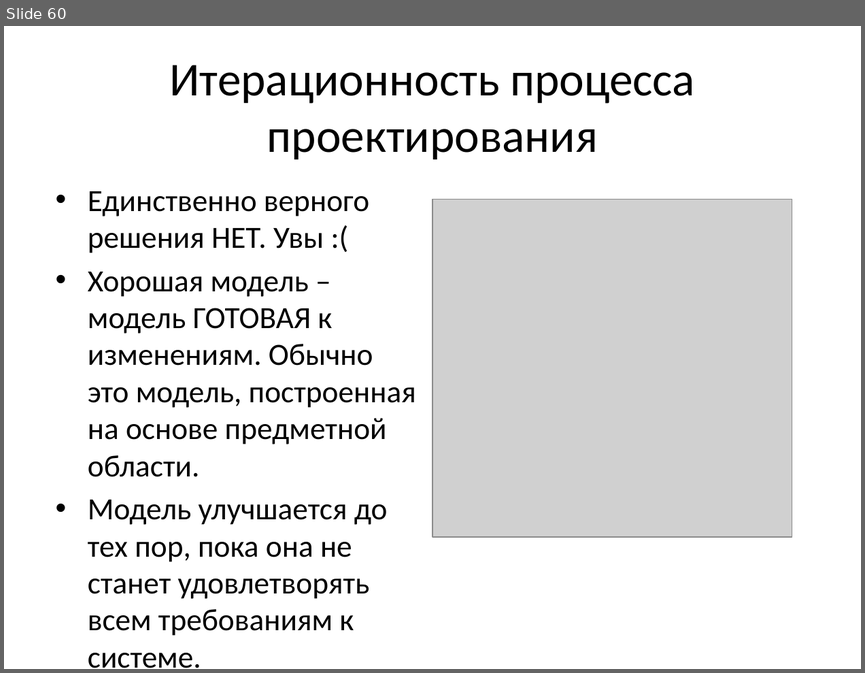
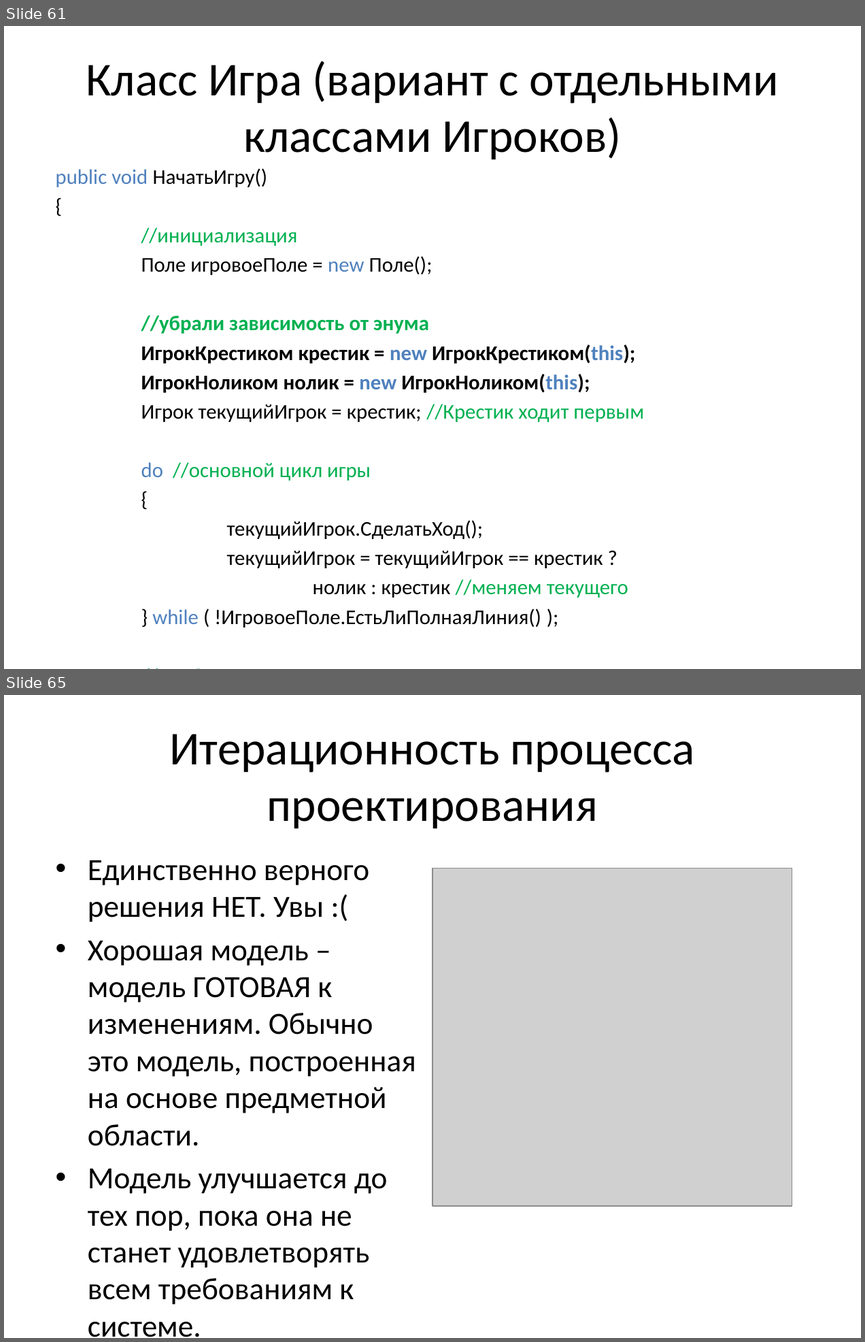
Before and after one commit to pelipas/OOP, a slide deck: Lecture_3_OOP.pptx. Shown one above the other, each under a label of ours: slide 60 before the commit, slides 61 and 65 after it; the slides between them are not shown. The pictures are 865x673 and 865x1342 pixels, drawn with LibreOffice and Linux fonts; fonts in the diff are those of the drawing; grey boxes stand for pictures. Boxes give left, top, right and bottom in pixels: in the first picture for what was removed or moved away, otherwise in the second. Text is boxed around its words. In the diff, an @@ line names an element or a change of style, - is before the commit and + after.

```diff
--- a/Lecture_3_OOP.pptx
+++ b/Lecture_3_OOP.pptx
@@ slide 61 added at (4, 26, 861, 669), background #FFFFFF @@
@@ title added at (86, 61, 779, 160), 39.6 pt, text #000000 @@
+Класс Игра (вариант с отдельными классами Игроков)
@@ text added at (56, 168, 644, 627), 17.6 pt, text #000000 @@
+public void НачатьИгру()
+{
+//инициализация
+Поле игровоеПоле = new Поле();
+//убрали зависимость от энума
+ИгрокКрестиком крестик = new ИгрокКрестиком(this);
+ИгрокНоликом нолик = new ИгрокНоликом(this);
+Игрок текущийИгрок = крестик; //Крестик ходит первым
+do //основной цикл игры
+{
+текущийИгрок.СделатьХод();
+текущийИгрок = текущийИгрок == крестик ?
+нолик : крестик //меняем текущего
+} while ( !ИгровоеПоле.ЕстьЛиПолнаяЛиния() );
+//сообщаем игрокам результат – код пропущен для краткости
+}
@@ what was slide 60 is now slide 65 @@
```
Also in this commit, not shown: 2 slides changed, 4 other slides added.
